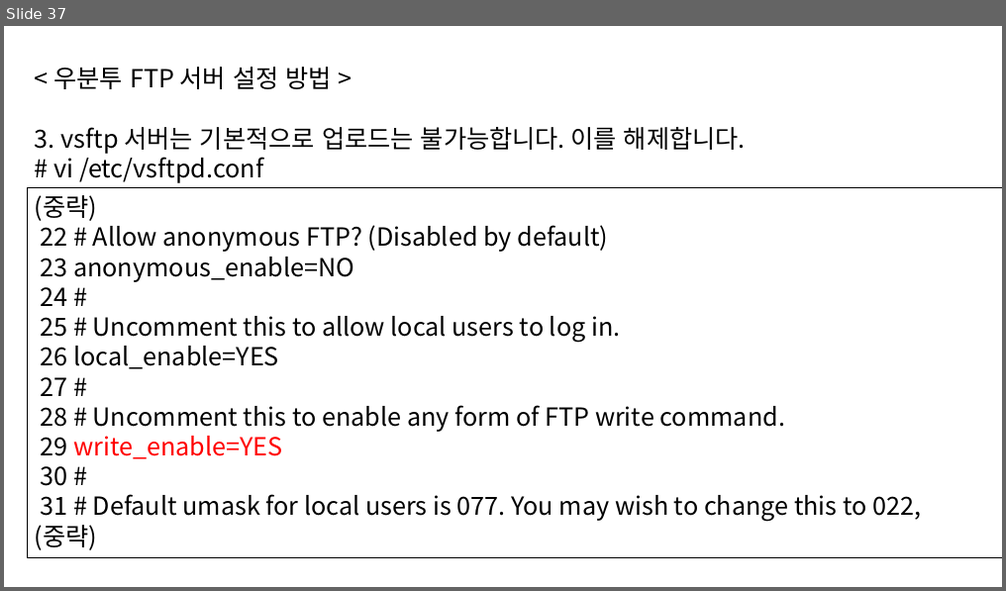
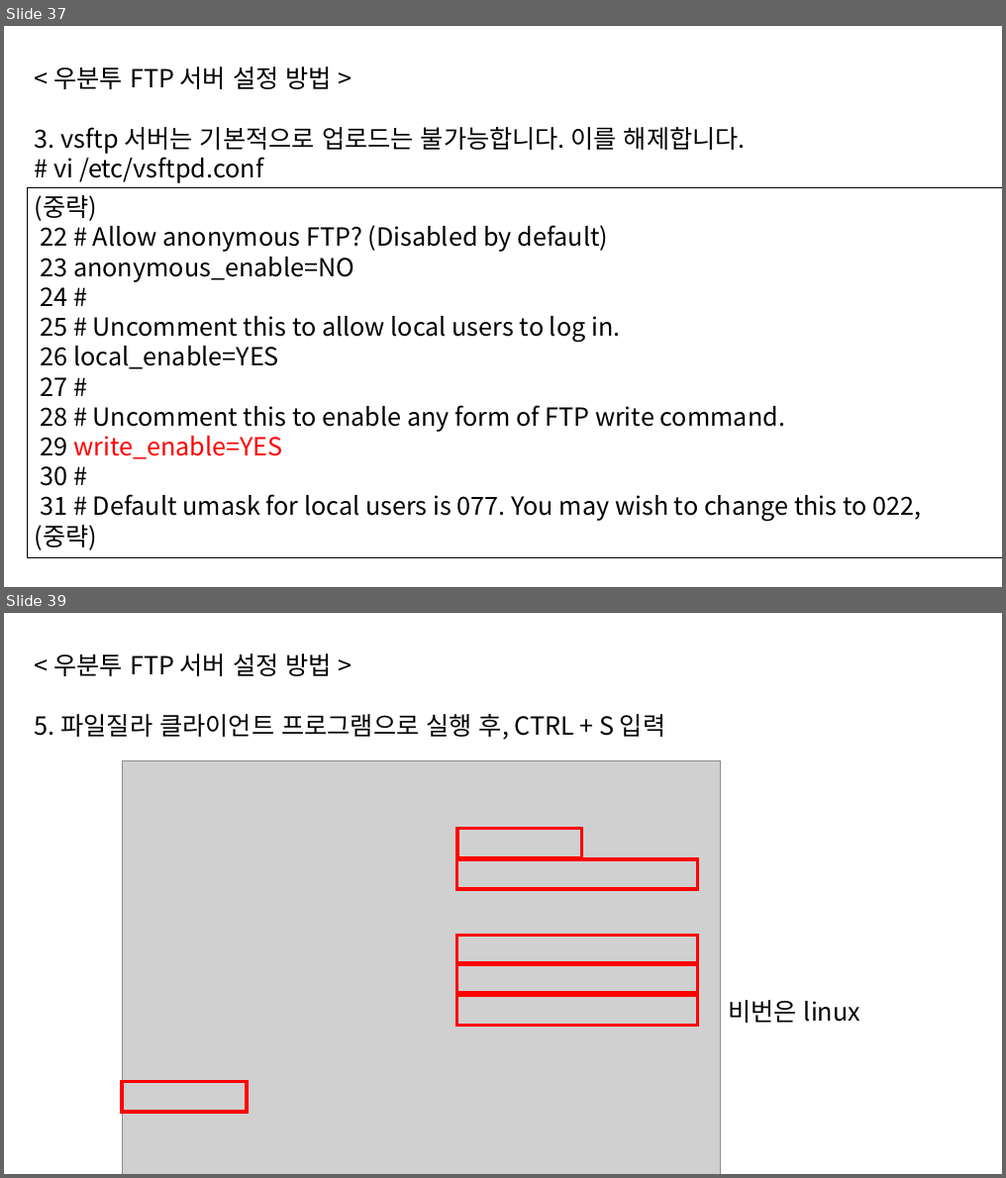
Before and after one commit to beila/ndkclass, a slide deck: lecturer/20150601.pptx. Shown one above the other, each under a label of ours: slide 37 before the commit, slides 37 and 39 after it; the slides between them are not shown. The pictures are 1006x591 and 1006x1178 pixels, drawn with LibreOffice and Linux fonts; fonts in the diff are those of the drawing; grey boxes stand for pictures. Boxes give left, top, right and bottom in pixels: in the first picture for what was removed or moved away, otherwise in the second. Text is boxed around its words. In the diff, an @@ line names an element or a change of style, - is before the commit and + after.

```diff
--- a/lecturer/20150601.pptx
+++ b/lecturer/20150601.pptx
@@ slide 39 added at (x1=4, y1=613, x2=1002, y2=1174), background #FFFFFF @@
@@ text added at (x1=35, y1=654, x2=665, y2=740), 24 pt, text #000000 @@
+< 우분투 FTP 서버 설정 방법 >
+5. 파일질라 클라이언트 프로그램으로 실행 후, CTRL + S 입력
@@ picture added at (x1=122, y1=761, x2=721, y2=1174) @@
@@ rectangle added at (x1=457, y1=829, x2=583, y2=859), outline #FF0000 3 pt @@
@@ rectangle added at (x1=457, y1=860, x2=698, y2=889), outline #FF0000 3 pt @@
@@ rectangle added at (x1=457, y1=935, x2=698, y2=964), outline #FF0000 3 pt @@
@@ rectangle added at (x1=457, y1=963, x2=698, y2=993), outline #FF0000 3 pt @@
@@ rectangle added at (x1=457, y1=995, x2=698, y2=1026), outline #FF0000 3 pt @@
@@ text added at (x1=728, y1=1000, x2=860, y2=1023), 24 pt, text #000000 @@
+비번은 linux
@@ rectangle added at (x1=122, y1=1082, x2=247, y2=1112), outline #FF0000 3 pt @@
```
Also in this commit, not shown: 1 slide changed, 8 other files.
